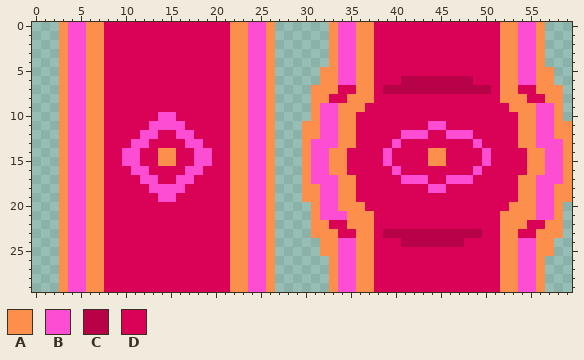
File history of a pixel-art sprite, data/carpet1.png. The picture above is the old version.
The file is 60x30 pixels.
Palette (. is transparent): A #fd8f4d  B #fd4dd3  C #b80248  D #da0256
Pixels before, first column x 3:
 0 ABBAADDDDDDDDDDDDDDAABBA......ABBAADDDDDDDDDDDDDDAABBA...
 1 ABBAADDDDDDDDDDDDDDAABBA......ABBAADDDDDDDDDDDDDDAABBA...
 2 ABBAADDDDDDDDDDDDDDAABBA......ABBAADDDDDDDDDDDDDDAABBA...
 3 ABBAADDDDDDDDDDDDDDAABBA......ABBAADDDDDDDDDDDDDDAABBA...
 4 ABBAADDDDDDDDDDDDDDAABBA......ABBAADDDDDDDDDDDDDDAABBA...
 5 ABBAADDDDDDDDDDDDDDAABBA.....AABBAADDDDDDDDDDDDDDAABBAA..
 6 ABBAADDDDDDDDDDDDDDAABBA.....AABBAADDDCCCCCCCCDDDAABBAA..
 7 ABBAADDDDDDDDDDDDDDAABBA....AAADDAADCCCCCCCCCCCCDAADDAAA.
 8 ABBAADDDDDDDDDDDDDDAABBA....AADDAAADDDDDDDDDDDDDDAAADDAA.
 9 ABBAADDDDDDDDDDDDDDAABBA....ABBAAADDDDDDDDDDDDDDDDAAABBA.
10 ABBAADDDDDDBBDDDDDDAABBA....ABBAADDDDDDDDDDDDDDDDDDAABBA.
11 ABBAADDDDDBBBBDDDDDAABBA...AABBAADDDDDDDDBBDDDDDDDDAABBAA
12 ABBAADDDDBBDDBBDDDDAABBA...AABBAADDDDDBBBDDBBBDDDDDAABBAA
13 ABBAADDDBBDDDDBBDDDAABBA...ABBBAADDDDBDDDDDDDDBDDDDAABBBA
14 ABBAADDBBDDAADDBBDDAABBA...ABBAADDDDBDDDDAADDDDBDDDDAABBA
15 ABBAADDBBDDAADDBBDDAABBA...ABBAADDDDBDDDDAADDDDBDDDDAABBA
16 ABBAADDDBBDDDDBBDDDAABBA...ABBAADDDDDBDDDDDDDDBDDDDDAABBA
17 ABBAADDDDBBDDBBDDDDAABBA...ABBBAADDDDDBBBDDBBBDDDDDAABBBA
18 ABBAADDDDDBBBBDDDDDAABBA...AABBAADDDDDDDDBBDDDDDDDDAABBAA
19 ABBAADDDDDDBBDDDDDDAABBA...AABBAADDDDDDDDDDDDDDDDDDAABBAA
20 ABBAADDDDDDDDDDDDDDAABBA....ABBAAADDDDDDDDDDDDDDDDAAABBA.
21 ABBAADDDDDDDDDDDDDDAABBA....ABBBAAADDDDDDDDDDDDDDAAAABBA.
22 ABBAADDDDDDDDDDDDDDAABBA....AADDAAADDDDDDDDDDDDDDAAADDAA.
23 ABBAADDDDDDDDDDDDDDAABBA....AAADDAADCCCCCCCCCCCDDAADDAAA.
24 ABBAADDDDDDDDDDDDDDAABBA.....AABBAADDDCCCCCCCDDDDAABBAA..
25 ABBAADDDDDDDDDDDDDDAABBA.....AABBAADDDDDDDDDDDDDDAABBAA..
26 ABBAADDDDDDDDDDDDDDAABBA......ABBAADDDDDDDDDDDDDDAABBA...
27 ABBAADDDDDDDDDDDDDDAABBA......ABBAADDDDDDDDDDDDDDAABBA...
28 ABBAADDDDDDDDDDDDDDAABBA......ABBAADDDDDDDDDDDDDDAABBA...
29 ABBAADDDDDDDDDDDDDDAABBA......ABBAADDDDDDDDDDDDDDAABBA...
Now the later version:
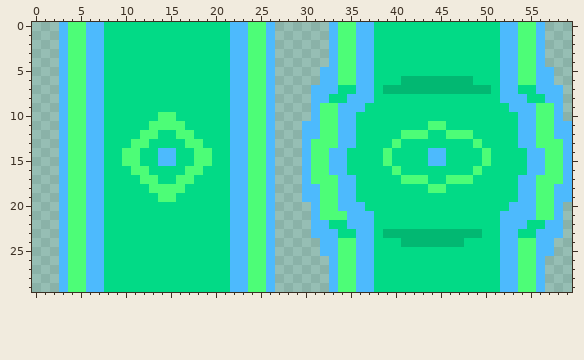
Diff:
{"colour":"A","old":"#fd8f4d","new":"#4dbafd"}
{"colour":"B","old":"#fd4dd3","new":"#4dfd77"}
{"colour":"C","old":"#b80248","new":"#02b872"}
{"colour":"D","old":"#da0256","new":"#02da86"}
{"label":"changed","picture_box":[59,22,275,292]}
{"label":"changed","picture_box":[302,22,572,292]}
